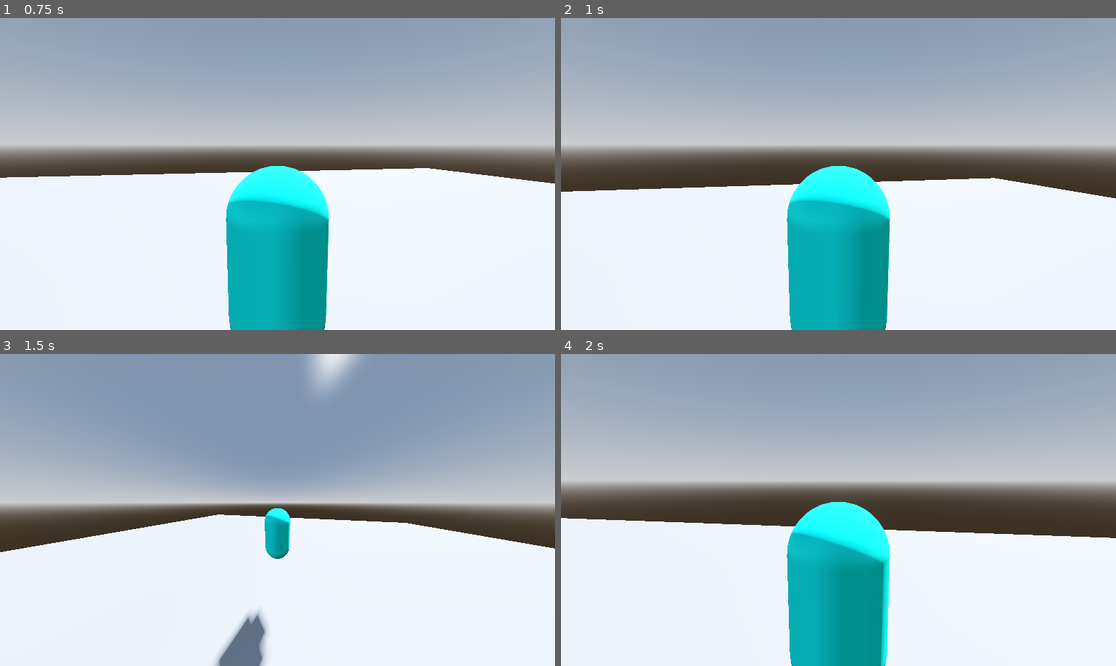
Above: before the commit, frames 1-4 (two rows, left to right).
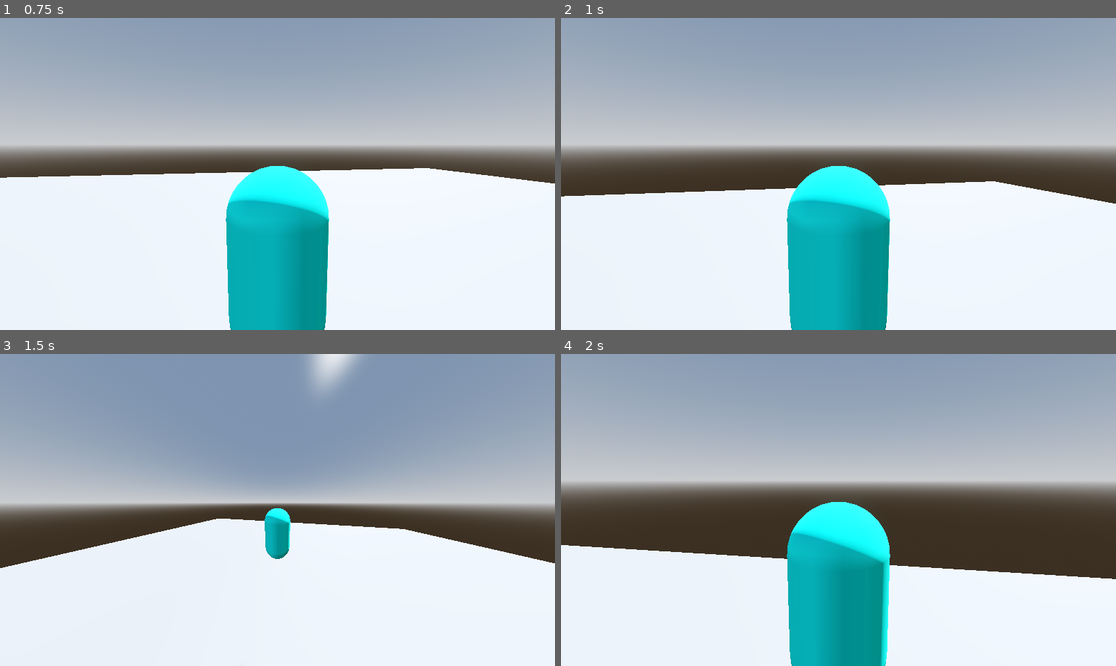
Above: after the commit, the same moments.

Repository: jpvds1/DDJD
Game: Godot game, scene res://scenes/levels/empty_level.tscn
The game is run twice, just before and just after one commit, with the same random seed, the same clock (stepped at 60 frames per second) and the same inputs.
Inputs (mouse positions are in pixels of both pictures, inside the frame that each line leads up to):
- Up to frame 1 (0.75 s): tap Enter at 0.5 s; move the mouse to (305, 174) at 0.52 s; hold W (move_forwards) from 0.53 s (still down); tap Space (jump) at 0.6 s
- Up to frame 2 (1 s): keep holding W (move_forwards); tap Space (jump) at 0.77 s
- Up to frame 3 (1.5 s): keep holding W (move_forwards); tap Space (jump) at 1.07 s; move the mouse to (249, 510) at 1.27 s; tap Q (dash) at 1.35 s
- Up to frame 4 (2 s): keep holding W (move_forwards); tap Space (jump) at 1.52, 1.55, 1.82 s

Frame 1 is identical in both runs. In frame 2, 1.1% of the frame differs, in the area x 0-100%, y 51-60%; in frame 3, 3.8%; in frame 4, 8.9%, in the area x 0-100%, y 52-73%.

Commit message:
feat: double jump

Diff:
--- a/platformer-game/scripts/player/capsule_character.gd
+++ b/platformer-game/scripts/player/capsule_character.gd
@@ -6,6 +6,10 @@
 const DASH_SPEED = 50.0
 const JUMP_VELOCITY = 7.5
 const GRAVITY_MODIFIER = 1.2
+
+# Double jump
+const MAX_JUMPS = 2
+var jump_count := 0
 
 # Animations / Timers
 @onready var animation_player: AnimationPlayer = $Dash/AnimationPlayer
@@ -36,13 +40,16 @@
 		rotate_y(-event.relative.x * MOUSE_SENSITIVITY)
 
 func _physics_process(delta: float) -> void:
-	# Add the gravity.
-	if not is_on_floor():
+	# Reset jumps when landing / Add gravity
+	if is_on_floor():
+		jump_count = 0
+	else:
 		velocity += get_gravity() * delta * GRAVITY_MODIFIER
 
 	# Handle jump.
-	if Input.is_action_just_pressed("jump") and is_on_floor():
+	if Input.is_action_just_pressed("jump") and jump_count < MAX_JUMPS:
 		velocity.y = JUMP_VELOCITY
+		jump_count += 1
 
 	# Sprint / dash input
 	if Input.is_action_just_pressed("dash") and can_dash:
